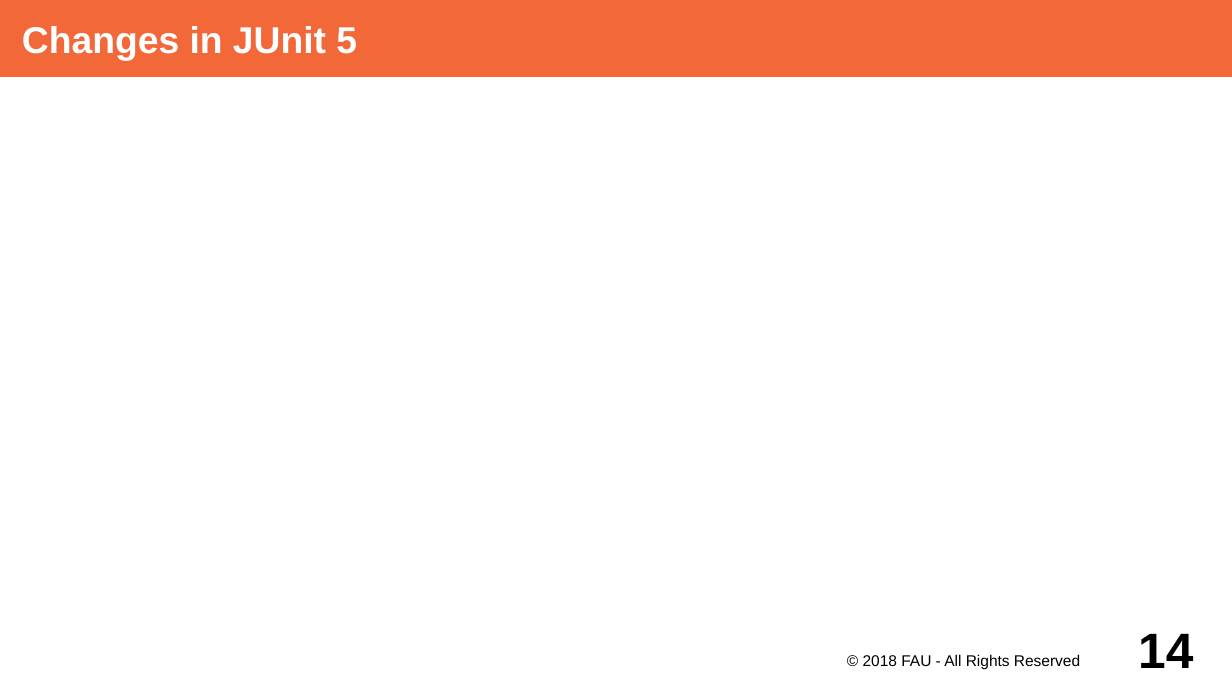
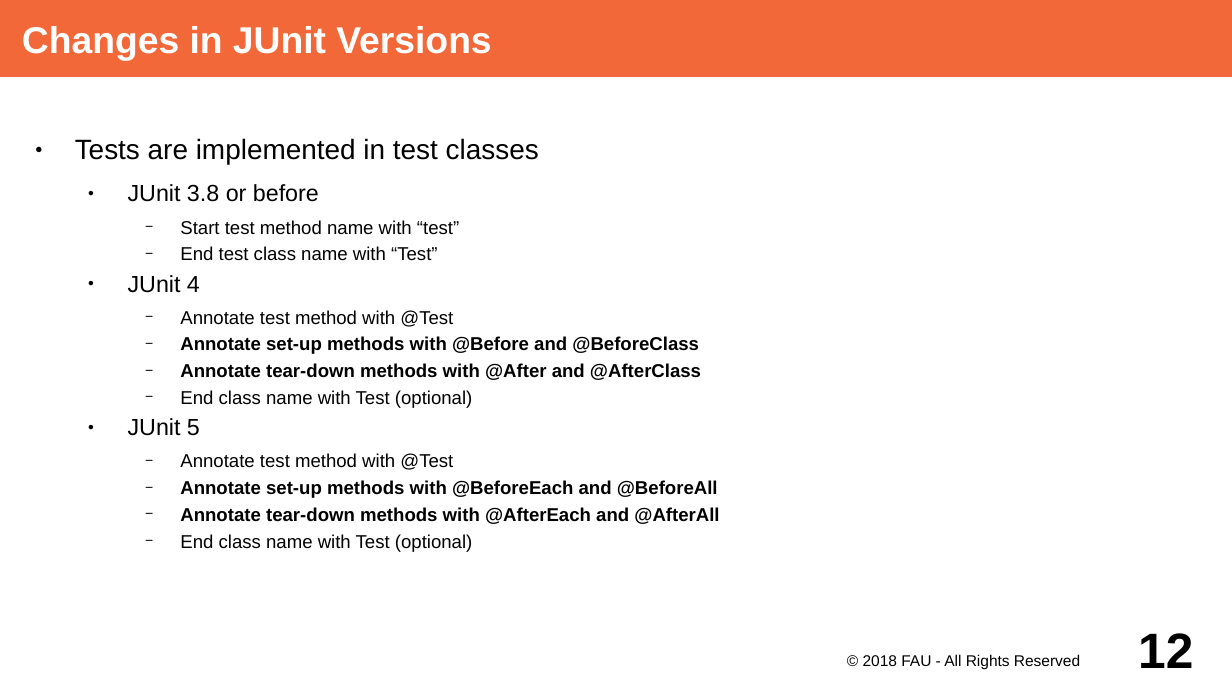
Before and after one commit to dirkriehle/adap-course, a slide deck: slide 12 of Lecture Slides/ADAP B02- Unit Testing with JUnit.odp (slide 14 before the commit). Drawn at 1232x693 pixels with LibreOffice and Linux fonts; fonts in the diff are those of the drawing. Boxes give left, top, right and bottom in pixels: in the first picture for what was removed or moved away, otherwise in the second. Text is boxed around its words. In the diff, an @@ line names an element or a change of style, - is before the commit and + after.

Commit message:
Static setup and teardown with JUnit

```diff
--- a/Lecture Slides/ADAP B02- Unit Testing with JUnit.odp
+++ b/Lecture Slides/ADAP B02- Unit Testing with JUnit.odp
@@ title at [22, 26, 491, 61]: text changed @@
-Changes in JUnit 5
+Changes in JUnit Versions
@@ text added at [75, 138, 719, 552], 12 pt, text #000000 @@
+● Tests are implemented in test classes
+  ● JUnit 3.8 or before
+    − Start test method name with “test”
+    − End test class name with “Test”
+  ● JUnit 4
+    − Annotate test method with @Test
+    − Annotate set-up methods with @Before and @BeforeClass
+    − Annotate tear-down methods with @After and @AfterClass
+    − End class name with Test (optional)
+  ● JUnit 5
+    − Annotate test method with @Test
+    − Annotate set-up methods with @BeforeEach and @BeforeAll
+    − Annotate tear-down methods with @AfterEach and @AfterAll
+    − End class name with Test (optional)
@@ page number at [1138, 633, 1193, 668]: text changed @@
-14
+12
```
Also in this commit, not shown: 7 other slides changed, 1 slide removed, 3 other files.
